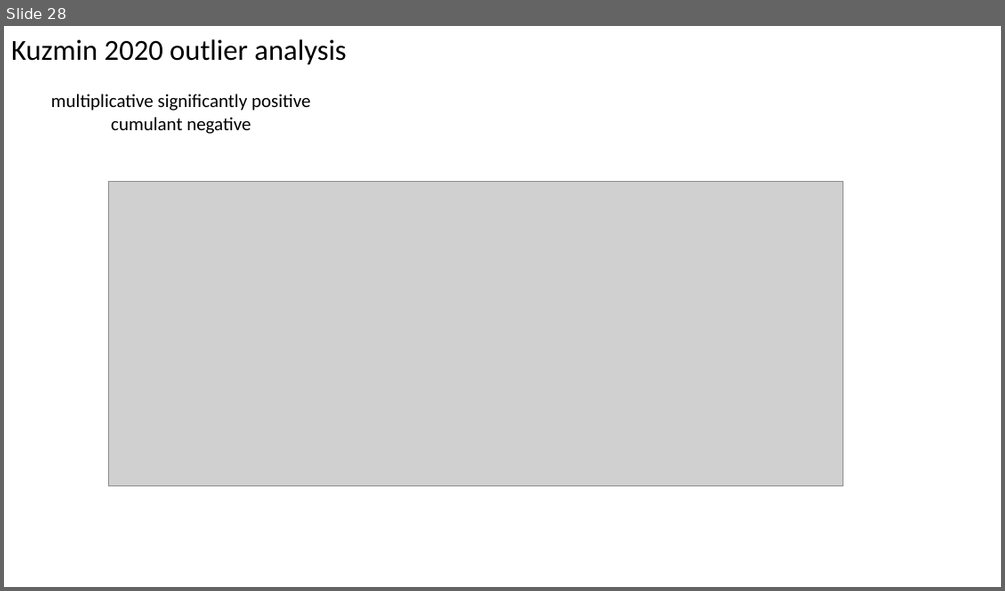
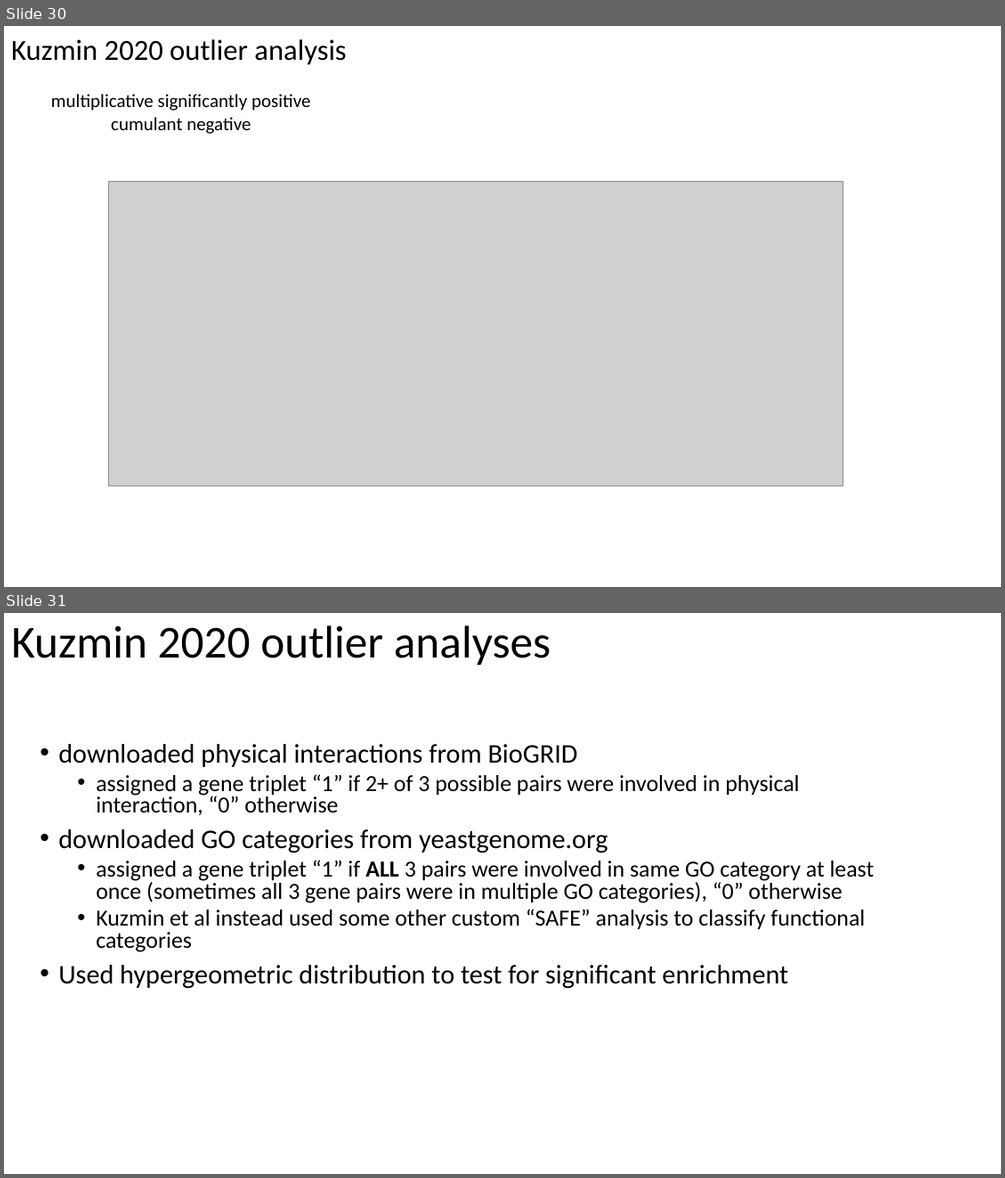
Before and after one commit to brian-arnold/epistasis_reanalysis, a slide deck: yeast_screens/yeast_screens_epistasis_summary.pptx. Shown one above the other, each under a label of ours: slide 28 before the commit, slides 30 and 31 after it. The pictures are 1005x591 and 1005x1178 pixels, drawn with LibreOffice and Linux fonts; fonts in the diff are those of the drawing; grey boxes stand for pictures. Boxes give left, top, right and bottom in pixels: in the first picture for what was removed or moved away, otherwise in the second. Text is boxed around its words. In the diff, an @@ line names an element or a change of style, - is before the commit and + after.

Commit message:
protein interaction analysis by experiment type

```diff
--- a/yeast_screens/yeast_screens_epistasis_summary.pptx
+++ b/yeast_screens/yeast_screens_epistasis_summary.pptx
@@ slide 31 added at (x1=4, y1=613, x2=1001, y2=1174), background #FFFFFF @@
@@ text added at (x1=11, y1=625, x2=550, y2=666), 44 pt, text #000000 @@
+Kuzmin 2020 outlier analyses
@@ text added at (x1=58, y1=744, x2=874, y2=989), 22.2 pt, text #000000 @@
+• downloaded physical interactions from BioGRID
+  • assigned a gene triplet “1” if 2+ of 3 possible pairs were involved in physical interaction, “0” otherwise
+• downloaded GO categories from yeastgenome.org
+  • assigned a gene triplet “1” if ALL 3 pairs were involved in same GO category at least once (sometimes all 3 gene pairs were in multiple GO categories), “0” otherwise
+  • Kuzmin et al instead used some other custom “SAFE” analysis to classify functional categories
+• Used hypergeometric distribution to test for significant enrichment
@@ what was slide 28 is now slide 30 @@
```
Also in this commit, not shown: 1 slide changed, 9 other slides added, 1 slide removed, 8 other files.
